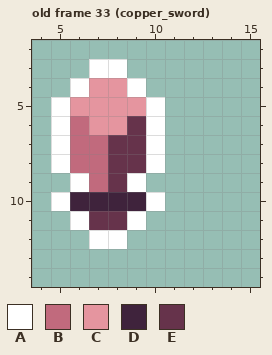
Pixel-art file, stored at public/assets/images/items.aseprite. Above, as it was before the edit.
16x16 pixels, 41 frames. Shown: old frame 33 (copper_sword): x 4..15, y 2..14. The commit also changed other frames, which this record leaves out.
Palette (. is transparent): A #ffffff  B #c16a7d  C #e5959f  D #3f233c  E #66334b
Pixels before, old frame 33 (copper_sword), first column x 5:
 3 ..AA..
 4 .ACCA.
 5 ACCCCA
 6 ABCCEA
 7 ABBEEA
 8 ABBEEA
 9 .ABEA.
10 ADDDDA
11 .AEEA.
12 ..AA..
The result:
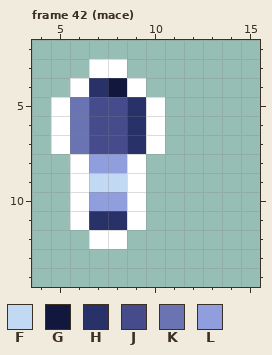
Colours new in this view: F #c1d9f2  G #12173d  H #293268  J #464b8c  K #6b74b2  L #909edd
A new or re-ordered frame is compared with the old frame closest to it.
Commit message: feat: mace 아이템 추가 및 관련 리소스 업데이트, 배경 및 전경 레이어 추가
What changed:
frames 41 -> 43
Changed rows in their new state; - is an unchanged pixel.
Frame 42 (mace) is new; against old frame 33 (copper_sword), layer "Layer":
first column x 5:
 4 --HG--
 5 -KJJH-
 6 -KJJH-
 7 -KJJH-
 8 .ALLA.
 9 --FF--
10 .ALLA.
11 --HH--
Boxes around the changes in both pictures, in picture pixels (x1, y1, x2, y2):
changed: (51, 78, 165, 230)
